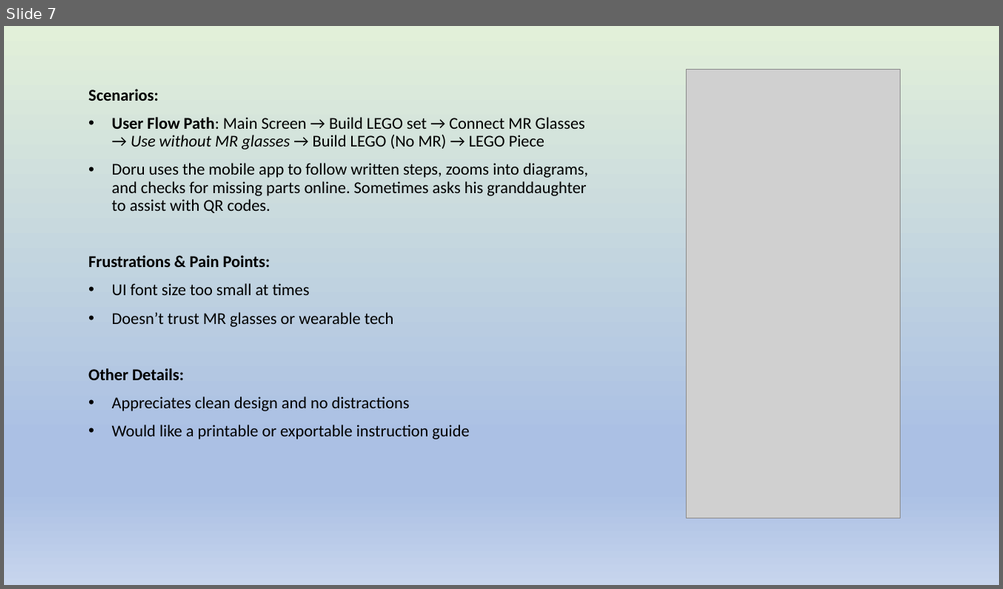
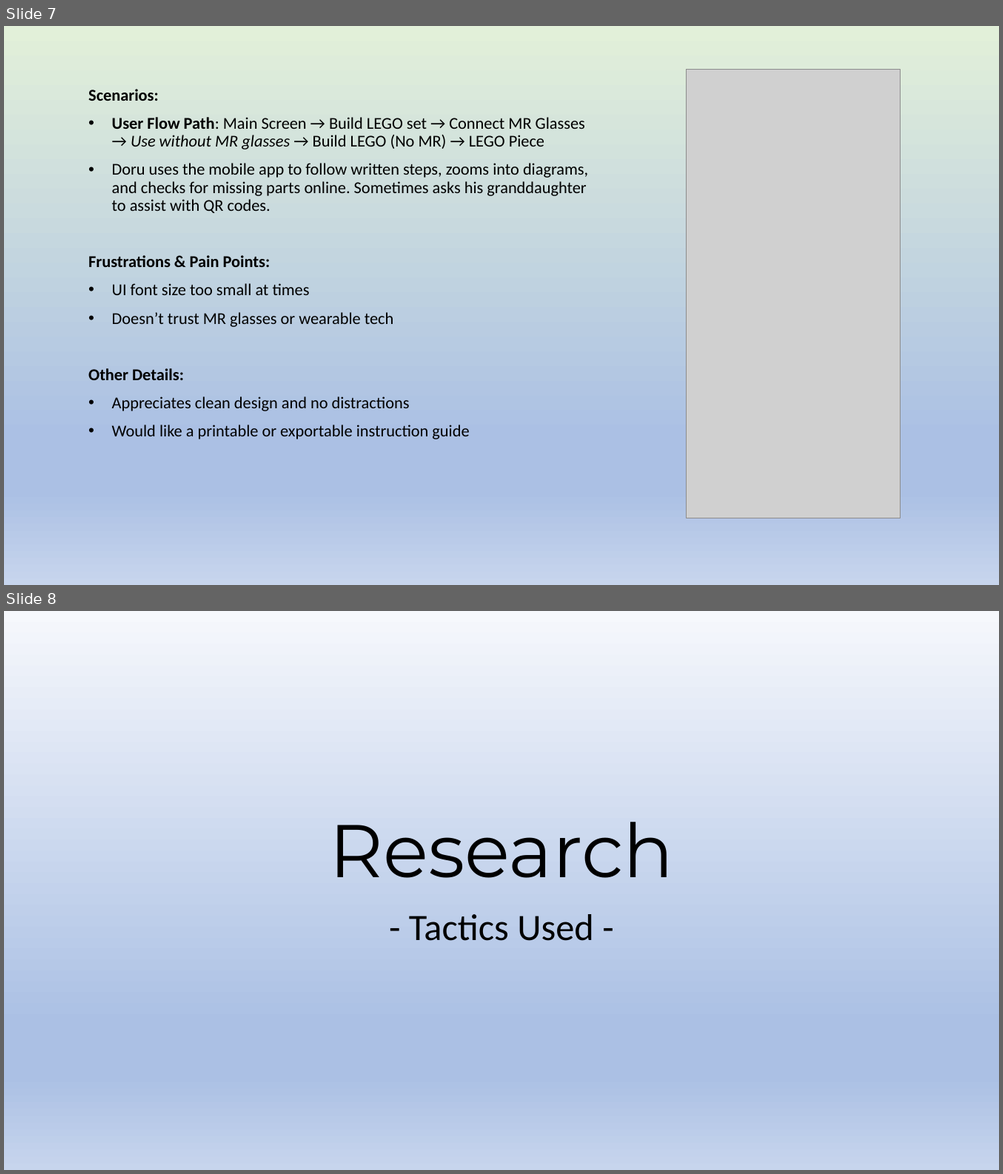
Before and after one commit to n-amalia/HCI-LEGO-2025, a slide deck: Persona profiles.pptx. Shown one above the other, each under a label of ours: slide 7 before the commit, slides 7 and 8 after it. The pictures are 1003x589 and 1003x1174 pixels, drawn with LibreOffice and Linux fonts; fonts in the diff are those of the drawing; grey boxes stand for pictures. Boxes give left, top, right and bottom in pixels: in the first picture for what was removed or moved away, otherwise in the second. Text is boxed around its words. In the diff, an @@ line names an element or a change of style, - is before the commit and + after.

Commit message:
Add research tactics to ppt

```diff
--- a/Persona profiles.pptx
+++ b/Persona profiles.pptx
@@ slide 8 added at bbox=[4, 611, 999, 1170], background gradient #F6F8FC to #ABC0E4 to #C7D5ED @@
@@ title added at bbox=[329, 822, 673, 878], 72 pt, text #000000 @@
+Research
@@ subtitle added at bbox=[409, 914, 594, 941], 36 pt, text #000000 @@
+- Tactics Used -
```
Also in this commit, not shown: 4 slides changed, 2 other slides added.
